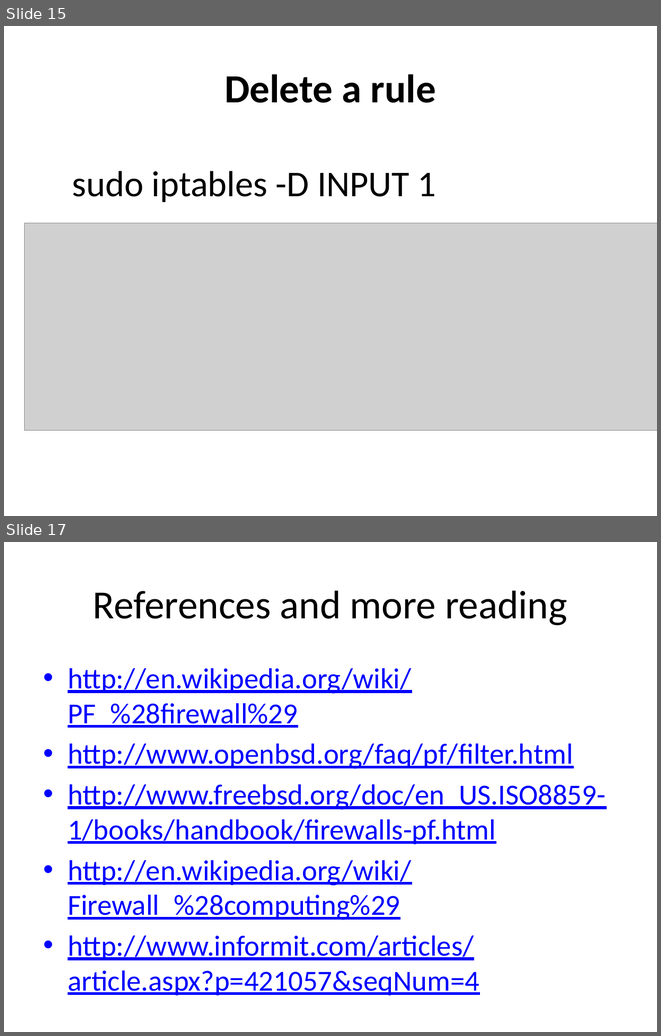
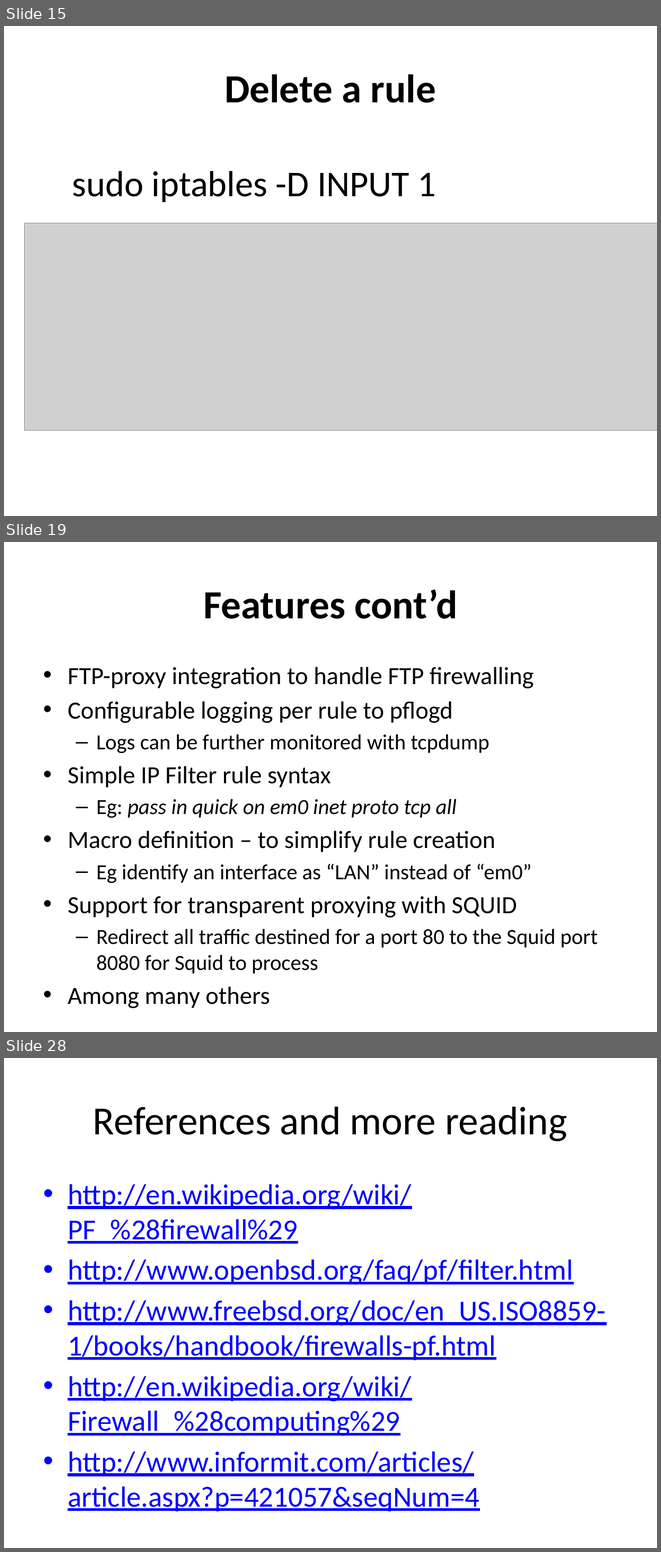
Before and after one commit to afnog/sse, a slide deck: firewalls/Firewalls_2019.pptx. Shown one above the other, each under a label of ours: slides 15 and 17 before the commit, slides 15, 19 and 28 after it; the slides between them are not shown. The pictures are 661x1036 and 661x1552 pixels, drawn with LibreOffice and Linux fonts; fonts in the diff are those of the drawing; grey boxes stand for pictures. Boxes give left, top, right and bottom in pixels: in the first picture for what was removed or moved away, otherwise in the second. Text is boxed around its words. In the diff, an @@ line names an element or a change of style, - is before the commit and + after.

Commit message:
firewall updates

```diff
--- a/firewalls/Firewalls_2019.pptx
+++ b/firewalls/Firewalls_2019.pptx
@@ slide 19 added at [4,542,657,1032], background #FFFFFF @@
@@ title added at [203,589,457,619], 44 pt, text #000000, bold @@
+Features cont’d
@@ text added at [68,667,598,973], 27.2 pt, text #000000 @@
+• FTP-proxy integration to handle FTP firewalling
+• Configurable logging per rule to pflogd
+  – Logs can be further monitored with tcpdump
+• Simple IP Filter rule syntax
+  – Eg: pass in quick on em0 inet proto tcp all
+• Macro definition – to simplify rule creation
+  – Eg identify an interface as “LAN” instead of “em0”
+• Support for transparent proxying with SQUID
+  – Redirect all traffic destined for a port 80 to the Squid port 8080 for Squid to process
+• Among many others
@@ what was slide 17 is now slide 28 @@
```
Also in this commit, not shown: 3 slides changed, 10 other slides added, 3 other files.
